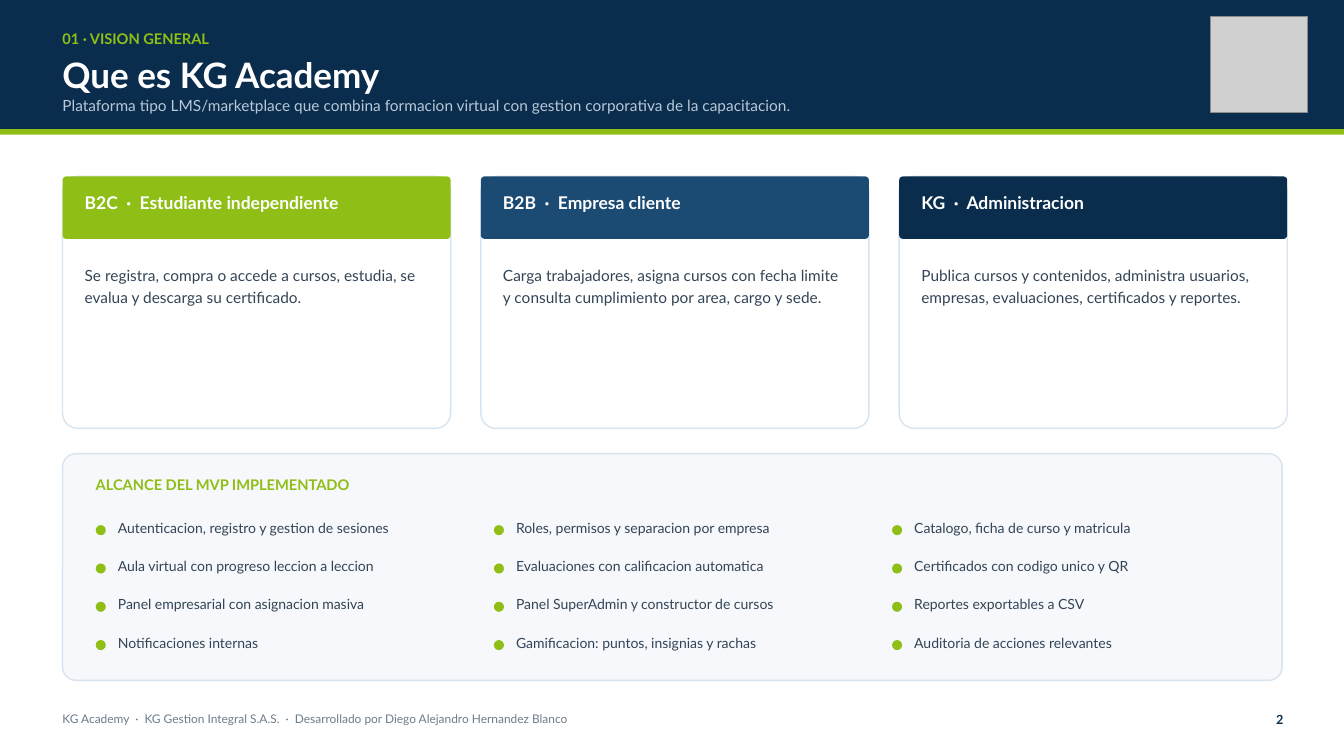
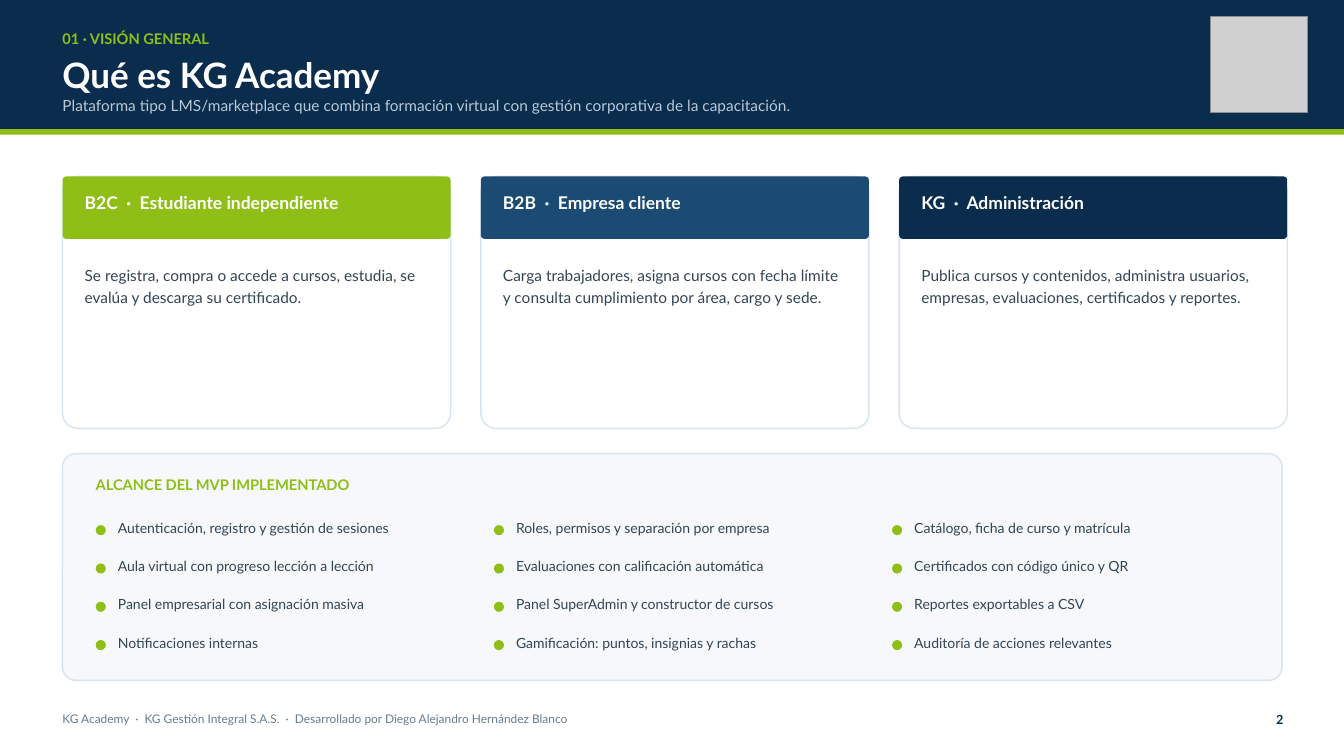
Before and after one commit to DIDAKUS1177/KG-Academy, a slide deck: slide 3 of docs/KG_Academy_Infraestructura_y_Base_de_Datos.pptx. Drawn at 1344x756 pixels with LibreOffice and Linux fonts; fonts in the diff are those of the drawing; grey boxes stand for pictures. Boxes give left, top, right and bottom in pixels: in the first picture for what was removed or moved away, otherwise in the second. Text is boxed around its words. In the diff, an @@ line names an element or a change of style, - is before the commit and + after.

```diff
--- a/docs/KG_Academy_Infraestructura_y_Base_de_Datos.pptx
+++ b/docs/KG_Academy_Infraestructura_y_Base_de_Datos.pptx
@@ text at (62,31,790,114): text changed @@
-01 · VISION GENERAL
-Que es KG Academy
-Plataforma tipo LMS/marketplace que combina formacion virtual con gestion corporativa de la capacitacion.
+01 · VISIÓN GENERAL
+Qué es KG Academy
+Plataforma tipo LMS/marketplace que combina formación virtual con gestión corporativa de la capacitación.
@@ text at (921,196,1084,209): text changed @@
-KG · Administracion
+KG · Administración
@@ text at (85,269,415,306): text changed @@
-Se registra, compra o accede a cursos, estudia, se evalua y descarga su certificado.
+Se registra, compra o accede a cursos, estudia, se evalúa y descarga su certificado.
@@ text at (503,269,838,306): text changed @@
-Carga trabajadores, asigna cursos con fecha limite y consulta cumplimiento por area, cargo y sede.
+Carga trabajadores, asigna cursos con fecha límite y consulta cumplimiento por área, cargo y sede.
@@ text at (118,522,389,536): text changed @@
-Autenticacion, registro y gestion de sesiones
+Autenticación, registro y gestión de sesiones
@@ text at (516,522,770,536): text changed @@
-Roles, permisos y separacion por empresa
+Roles, permisos y separación por empresa
@@ text at (914,522,1130,536): text changed @@
-Catalogo, ficha de curso y matricula
+Catálogo, ficha de curso y matrícula
@@ text at (118,560,374,574): text changed @@
-Aula virtual con progreso leccion a leccion
+Aula virtual con progreso lección a lección
@@ text at (516,560,763,571): text changed @@
-Evaluaciones con calificacion automatica
+Evaluaciones con calificación automática
@@ text at (914,560,1128,574): text changed @@
-Certificados con codigo unico y QR
+Certificados con código único y QR
@@ text at (118,598,364,612): text changed @@
-Panel empresarial con asignacion masiva
+Panel empresarial con asignación masiva
@@ text at (516,637,756,651): text changed @@
-Gamificacion: puntos, insignias y rachas
+Gamificación: puntos, insignias y rachas
@@ text at (62,714,567,725): text changed @@
-KG Academy · KG Gestion Integral S.A.S. · Desarrollado por Diego Alejandro Hernandez Blanco
+KG Academy · KG Gestión Integral S.A.S. · Desarrollado por Diego Alejandro Hernández Blanco
```
Also in this commit, not shown: 18 other slides changed, 9 other files.
